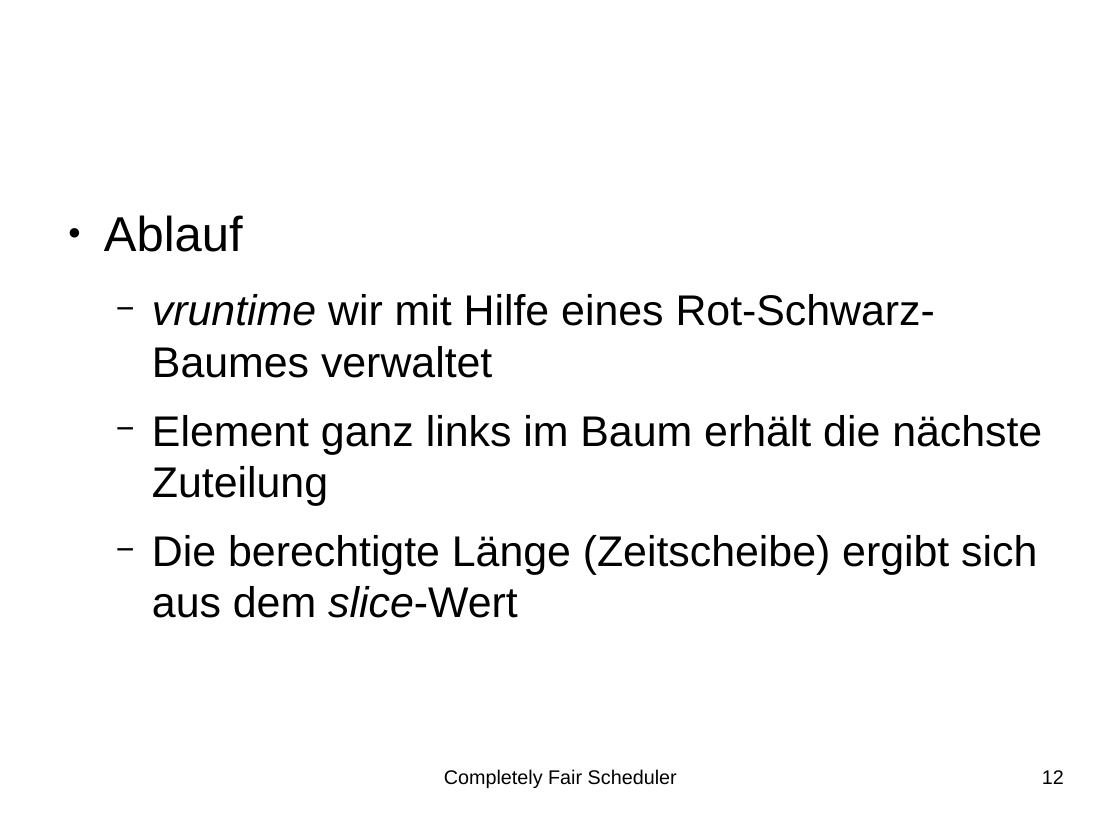
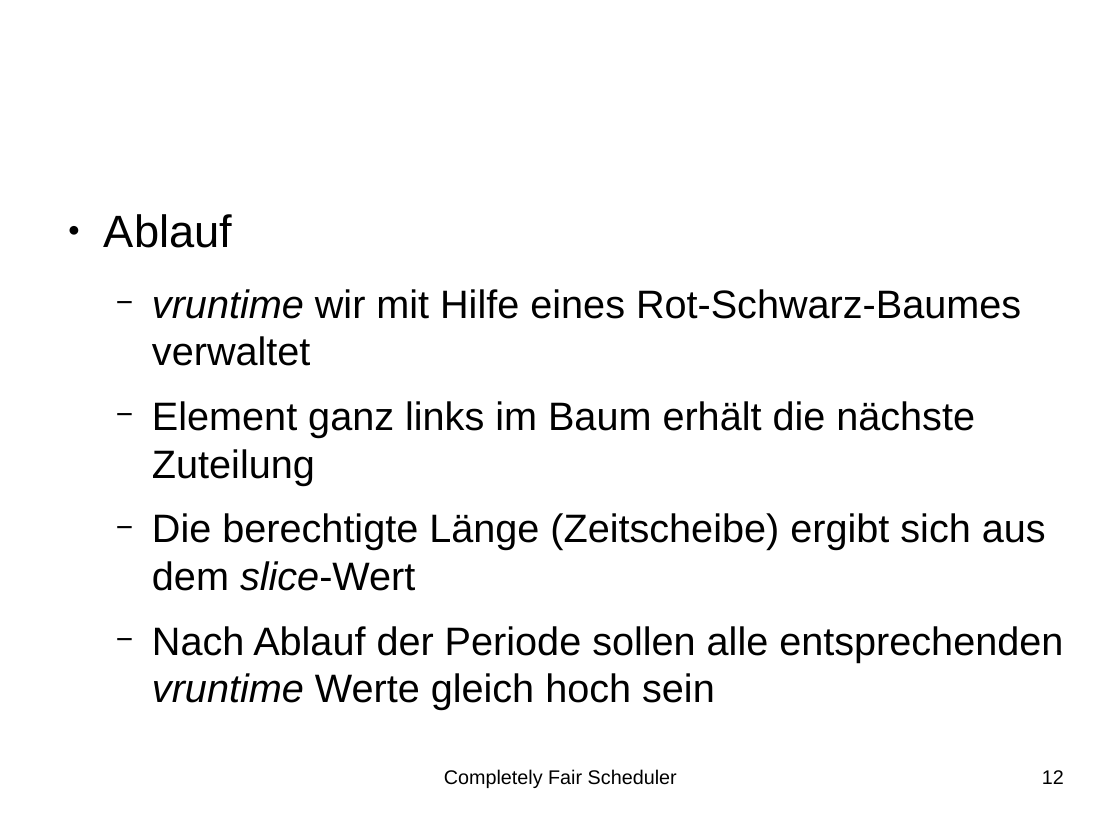
Before and after one commit to SeminararbeitCFS/main, a slide deck: slide 12 of vortrag/vortrag_CFS.odp. Drawn at 1120x840 pixels with LibreOffice and Linux fonts; fonts in the diff are those of the drawing; background and template pictures are left out. Boxes give left, top, right and bottom in pixels: in the first picture for what was removed or moved away, otherwise in the second. Text is boxed around its words. In the diff, an @@ line names an element or a change of style, - is before the commit and + after.

```diff
--- a/vortrag/vortrag_CFS.odp
+++ b/vortrag/vortrag_CFS.odp
@@ text at <box>104,214,1046,591</box>: size 34.7 to 32.1 pt in "Ablauf"; size 30.4 to 28.1 pt in "vruntime wir mit Hilfe eines Rot-Schwarz-Baumes verwaltet", "Element ganz links im Baum erhält die ...", "Die berechtigte Länge (Zeitscheibe) ergibt sich aus ..." @@
@@ text at <box>152,626,1063,710</box>: paragraph added @@
+  − Nach Ablauf der Periode sollen alle entsprechenden vruntime Werte gleich hoch sein
```
Also in this commit, not shown: 3 other slides changed.
